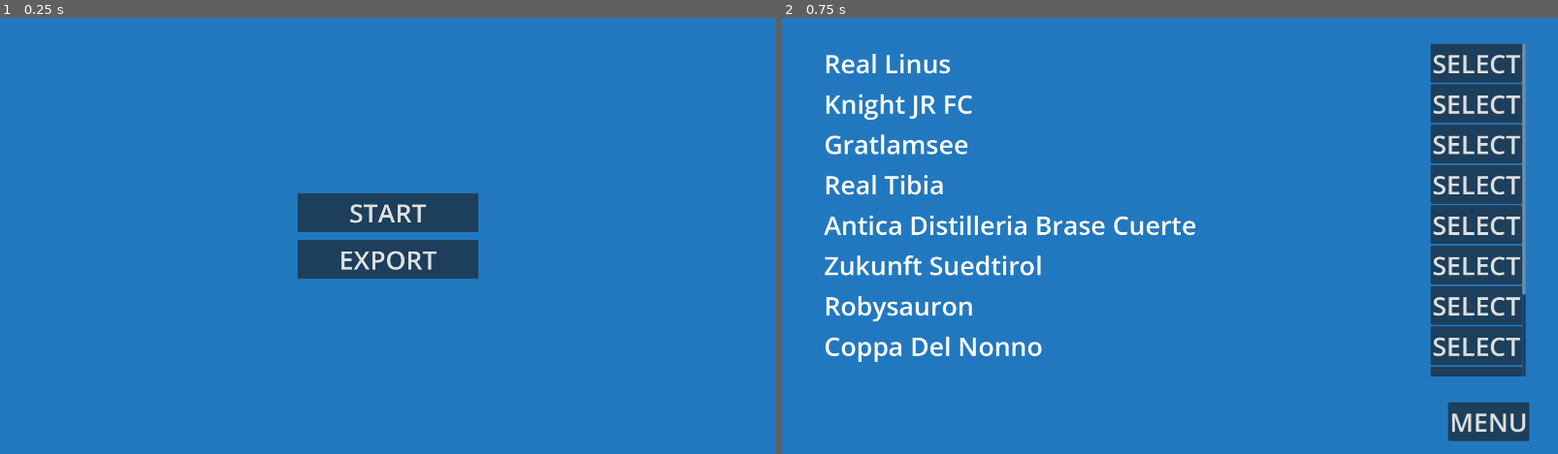
Above: before the commit, frames 1-2 (left to right).
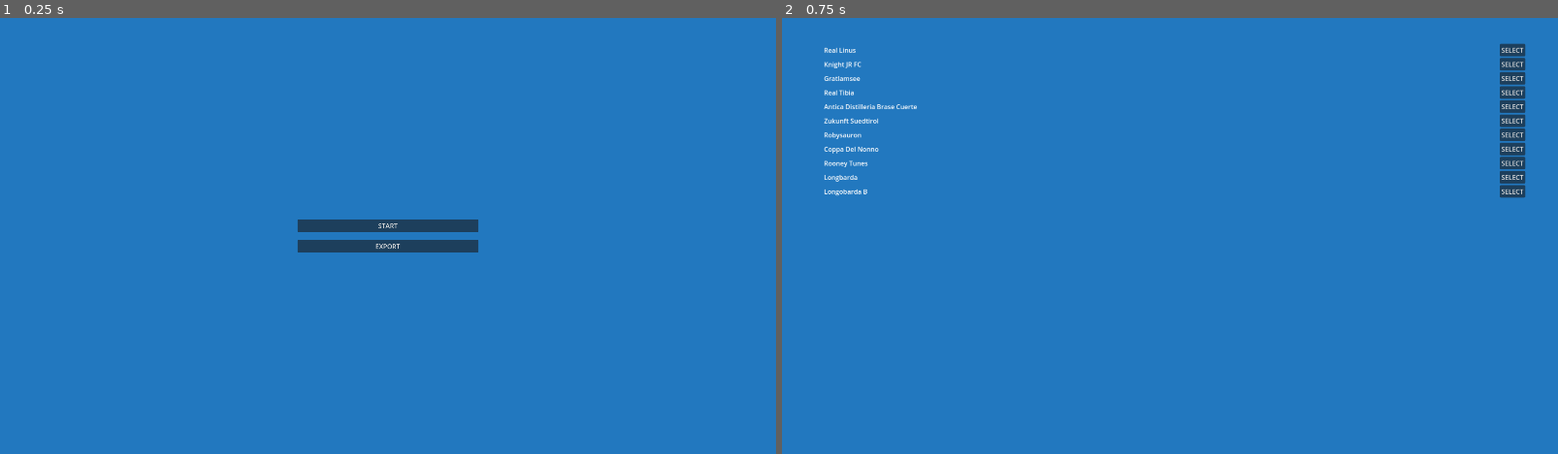
Above: after the commit, the same moments.

Repository: dulvui/condor
Game: Godot game, scene res://src/screens/menu/Menu.tscn
The game is run twice, just before and just after one commit, with the same random seed, the same clock (stepped at 60 frames per second) and the same inputs.
Inputs:
- Up to frame 1 (0.25 s): no input
- Up to frame 2 (0.75 s): click "START" at 0.5 s

The runs differ from the first frame. In frame 1, 2.9% of the frame differs, in the area x 38-62%, y 40-60%; in frame 2, 13%, in the area x 5-97%, y 5-98%.

Commit message:
smaller font size; other minor improvments

Diff:
--- a/app/fanta_theme.tres
+++ b/app/fanta_theme.tres
@@ -4,5 +4,4 @@
 bg_color = Color(0.134586, 0.470461, 0.74826, 1)
 
 [resource]
-default_font_size = 42
 Panel/styles/panel = SubResource("StyleBoxFlat_ckpab")
--- a/app/project.godot
+++ b/app/project.godot
@@ -20,7 +20,6 @@
 [autoload]
 
 Config="*res://src/Config.gd"
-Utils="*res://src/Utils.gd"
 Client="*res://src/websocket/client/Client.gd"
 
 [display]
--- a/app/src/Config.gd
+++ b/app/src/Config.gd
@@ -11,15 +11,15 @@
 
 var active_time: int
 
-var teams:Array
-var active_team_id:int
-var next_team_id:int
-var players:Array
-
-var active_player_index:int
-var history:Array
-
-var is_admin:bool
+var teams: Array
+var active_team_id: int
+var next_team_id: int
+var players: Array
+
+var active_player_index: int
+var history: Array
+
+var is_admin: bool
 
 # Called when the node enters the scene tree for the first time.
 func _ready() -> void:
--- a/app/src/screens/main/Main.gd
+++ b/app/src/screens/main/Main.gd
@@ -4,15 +4,15 @@
 
 extends Control
 
-@onready var auction_control:AuctionControl = $MarginContainer/HSplitContainer/VBoxContainer/AuctionControl
-@onready var assign_player:PopupPanel = $AssignPlayer
-@onready var team_overview:Control = $MarginContainer/HSplitContainer/VBoxContainer/TeamOverview
-@onready var player_list:Control = $MarginContainer/HSplitContainer/VSplitContainer/PlayerList
-@onready var history:Control = $MarginContainer/HSplitContainer/VSplitContainer/History
-@onready var timer:AuctionTimer = $Timer
-@onready var server_status:ColorRect = $Status/ServerStatus
-@onready var connect_button:Button = $Status/Connect
-@onready var connection_lost_alert:AcceptDialog = $ConnectionLost
+@onready var auction_control: AuctionControl = $MarginContainer/HSplitContainer/VBoxContainer/AuctionControl
+@onready var assign_player: PopupPanel = $AssignPlayer
+@onready var team_overview: Control = $MarginContainer/HSplitContainer/VBoxContainer/TeamOverview
+@onready var player_list: Control = $MarginContainer/HSplitContainer/VSplitContainer/PlayerList
+@onready var history: Control = $MarginContainer/HSplitContainer/VSplitContainer/History
+@onready var timer: AuctionTimer = $Timer
+@onready var server_status: ColorRect = $Status/ServerStatus
+@onready var connect_button: Button = $Status/Connect
+@onready var connection_lost_alert: AcceptDialog = $ConnectionLost
 
 
 var active_player:Player
--- a/app/src/screens/main/Main.tscn
+++ b/app/src/screens/main/Main.tscn
@@ -32,7 +32,6 @@
 anchors_preset = 15
 anchor_right = 1.0
 anchor_bottom = 1.0
-offset_bottom = -72.0
 grow_horizontal = 2
 grow_vertical = 2
 theme_override_constants/margin_left = 20
@@ -44,7 +43,7 @@
 layout_mode = 2
 
 [node name="VSplitContainer" type="VSplitContainer" parent="MarginContainer/HSplitContainer"]
-custom_minimum_size = Vector2(600, 0)
+custom_minimum_size = Vector2(300, 0)
 layout_mode = 2
 
 [node name="PlayerList" parent="MarginContainer/HSplitContainer/VSplitContainer" instance=ExtResource("2_o4m2h")]
@@ -64,6 +63,11 @@
 
 [node name="TeamOverview" parent="MarginContainer/HSplitContainer/VBoxContainer" instance=ExtResource("3_nkpax")]
 layout_mode = 2
+
+[node name="Menu" type="Button" parent="MarginContainer/HSplitContainer/VBoxContainer"]
+layout_mode = 2
+size_flags_horizontal = 8
+text = "MENU"
 
 [node name="AssignPlayer" parent="." instance=ExtResource("3_0h60k")]
 visible = false
@@ -94,18 +98,6 @@
 custom_minimum_size = Vector2(62, 42)
 layout_mode = 2
 
-[node name="Menu" type="Button" parent="."]
-layout_mode = 2
-anchor_left = 0.9
-anchor_top = 0.904
-anchor_right = 0.97
-anchor_bottom = 0.965
-offset_left = 39.9998
-offset_top = 23.6799
-offset_right = 39.5999
-offset_bottom = 23.7999
-text = "MENU"
-
 [node name="Timer" parent="." instance=ExtResource("8_nny5i")]
 visible = false
 layout_mode = 1
@@ -128,9 +120,9 @@
 [connection signal="next" from="MarginContainer/HSplitContainer/VBoxContainer/AuctionControl" to="." method="_on_auction_control_next"]
 [connection signal="previous" from="MarginContainer/HSplitContainer/VBoxContainer/AuctionControl" to="." method="_on_auction_control_previous"]
 [connection signal="player_removed" from="MarginContainer/HSplitContainer/VBoxContainer/TeamOverview" to="." method="_on_team_overview_player_removed"]
+[connection signal="pressed" from="MarginContainer/HSplitContainer/VBoxContainer/Menu" to="." method="_on_menu_pressed"]
 [connection signal="assigned" from="AssignPlayer" to="." method="_on_assign_player_assigned"]
 [connection signal="pressed" from="Status/Connect" to="." method="_on_connect_pressed"]
-[connection signal="pressed" from="Menu" to="." method="_on_menu_pressed"]
 [connection signal="paused" from="Timer" to="." method="_on_timer_paused"]
 [connection signal="reseted" from="Timer" to="." method="_on_timer_reseted"]
 [connection signal="time_change" from="Timer" to="." method="_on_timer_time_change"]
--- a/app/src/screens/main/auction-control/AuctionControl.tscn
+++ b/app/src/screens/main/auction-control/AuctionControl.tscn
@@ -4,11 +4,11 @@
 
 [node name="AuctionControl" type="VBoxContainer"]
 anchors_preset = -1
-anchor_right = 0.271
-anchor_bottom = 0.197
-offset_right = 2.67999
-offset_bottom = 21.24
-theme_override_constants/separation = 80
+anchor_right = 0.221
+anchor_bottom = 0.069
+offset_right = 15.68
+offset_bottom = -0.520004
+theme_override_constants/separation = 20
 script = ExtResource("1_1ofna")
 
 [node name="Labels" type="HBoxContainer" parent="."]
@@ -18,13 +18,11 @@
 
 [node name="Player" type="Label" parent="Labels"]
 layout_mode = 2
-theme_override_font_sizes/font_size = 64
 text = "Consigli"
 horizontal_alignment = 1
 
 [node name="Team" type="Label" parent="Labels"]
 layout_mode = 2
-theme_override_font_sizes/font_size = 64
 text = "SAS"
 horizontal_alignment = 1
 
@@ -38,7 +36,6 @@
 text = "<<"
 
 [node name="Auction" type="Button" parent="Buttons"]
-visible = false
 layout_mode = 2
 text = "AUCTION"
 
--- a/app/src/screens/main/player-list/PlayerList.gd
+++ b/app/src/screens/main/player-list/PlayerList.gd
@@ -10,7 +10,7 @@
 
 @onready var list:VBoxContainer = $VBoxContainer/ScrollContainer/VBoxContainer
 @onready var scroll:ScrollContainer = $VBoxContainer/ScrollContainer
-@onready var positions:OptionButton = $VBoxContainer/HBoxContainer/Positions
+@onready var positions:OptionButton = $VBoxContainer/Filter/Positions
 
 var filters:Dictionary = {
 	"name" : "",
--- a/app/src/screens/main/player-list/PlayerList.tscn
+++ b/app/src/screens/main/player-list/PlayerList.tscn
@@ -20,16 +20,31 @@
 grow_horizontal = 2
 grow_vertical = 2
 
-[node name="HBoxContainer" type="HBoxContainer" parent="VBoxContainer"]
+[node name="Filter" type="HBoxContainer" parent="VBoxContainer"]
 layout_mode = 2
 
-[node name="Search" type="LineEdit" parent="VBoxContainer/HBoxContainer"]
+[node name="Search" type="LineEdit" parent="VBoxContainer/Filter"]
 layout_mode = 2
 size_flags_horizontal = 3
 placeholder_text = "SEARCH"
 
-[node name="Positions" type="OptionButton" parent="VBoxContainer/HBoxContainer"]
+[node name="Positions" type="OptionButton" parent="VBoxContainer/Filter"]
 layout_mode = 2
+
+[node name="Order" type="HBoxContainer" parent="VBoxContainer"]
+layout_mode = 2
+
+[node name="Name" type="Button" parent="VBoxContainer/Order"]
+layout_mode = 2
+text = "NAME"
+
+[node name="Team" type="Button" parent="VBoxContainer/Order"]
+layout_mode = 2
+text = "TEAM"
+
+[node name="Price" type="Button" parent="VBoxContainer/Order"]
+layout_mode = 2
+text = "PRICE"
 
 [node name="ScrollContainer" type="ScrollContainer" parent="VBoxContainer"]
 layout_mode = 2
@@ -41,5 +56,6 @@
 size_flags_horizontal = 3
 theme_override_constants/separation = 5
 
-[connection signal="text_changed" from="VBoxContainer/HBoxContainer/Search" to="." method="_on_search_text_changed"]
-[connection signal="item_selected" from="VBoxContainer/HBoxContainer/Positions" to="." method="_on_positions_item_selected"]
+[connection signal="text_changed" from="VBoxContainer/Filter/Search" to="." method="_on_search_text_changed"]
+[connection signal="item_selected" from="VBoxContainer/Filter/Positions" to="." method="_on_positions_item_selected"]
+[connection signal="pressed" from="VBoxContainer/Order/Name" to="." method="_on_name_pressed"]
--- a/app/src/screens/main/team-overview/single-team/SingleTeam.tscn
+++ b/app/src/screens/main/team-overview/single-team/SingleTeam.tscn
@@ -1,14 +1,11 @@
-[gd_scene load_steps=3 format=3 uid="uid://dj8ttgc8rkpxf"]
+[gd_scene load_steps=2 format=3 uid="uid://dj8ttgc8rkpxf"]
 
 [ext_resource type="Script" path="res://src/screens/main/team-overview/single-team/SingleTeam.gd" id="1_jm1qh"]
 
-[sub_resource type="LabelSettings" id="LabelSettings_ey61e"]
-font_size = 32
-
 [node name="SingleTeam" type="VBoxContainer"]
-custom_minimum_size = Vector2(400, 0)
-anchors_preset = 15
-anchor_right = 1.0
+custom_minimum_size = Vector2(300, 0)
+anchors_preset = -1
+anchor_right = 0.15625
 anchor_bottom = 1.0
 grow_horizontal = 2
 grow_vertical = 2
@@ -19,12 +16,13 @@
 
 [node name="Name" type="Label" parent="."]
 layout_mode = 2
-label_settings = SubResource("LabelSettings_ey61e")
+text = "TEAM	"
 text_overrun_behavior = 3
 uppercase = true
 
 [node name="Budget" type="Label" parent="."]
 layout_mode = 2
+text = "999999"
 
 [node name="ScrollContainer" type="ScrollContainer" parent="."]
 layout_mode = 2
--- a/app/src/screens/menu/Menu.tscn
+++ b/app/src/screens/menu/Menu.tscn
@@ -37,23 +37,19 @@
 
 [node name="Start" type="Button" parent="VBoxContainer"]
 layout_mode = 2
-theme_override_font_sizes/font_size = 64
 text = "START"
 
 [node name="Teams" type="Button" parent="VBoxContainer"]
 layout_mode = 2
-theme_override_font_sizes/font_size = 64
 text = "TEAMS"
 
 [node name="Export" type="Button" parent="VBoxContainer"]
 layout_mode = 2
-theme_override_font_sizes/font_size = 64
 text = "EXPORT"
 
 [node name="Credits" type="Button" parent="VBoxContainer"]
 visible = false
 layout_mode = 2
-theme_override_font_sizes/font_size = 64
 text = "INFO"
 
 [node name="Homepage" type="LinkButton" parent="."]
--- a/app/src/screens/teams/TeamBox/TeamBox.tscn
+++ b/app/src/screens/teams/TeamBox/TeamBox.tscn
@@ -16,7 +16,6 @@
 [node name="Name" type="Label" parent="."]
 layout_mode = 2
 size_flags_horizontal = 3
-theme_override_font_sizes/font_size = 64
 
 [node name="Edit" type="Button" parent="."]
 visible = false
@@ -25,7 +24,6 @@
 
 [node name="Active" type="Button" parent="."]
 layout_mode = 2
-theme_override_font_sizes/font_size = 64
 text = "SELECT"
 
 [node name="Delete" type="Button" parent="."]
--- a/app/src/screens/teams/Teams.tscn
+++ b/app/src/screens/teams/Teams.tscn
@@ -39,10 +39,10 @@
 [node name="HBoxContainer" type="HBoxContainer" parent="."]
 layout_mode = 1
 anchors_preset = -1
-anchor_left = 0.25
+anchor_left = 0.142708
 anchor_top = 0.903593
-anchor_right = 0.806208
-anchor_bottom = 0.958962
+anchor_right = 0.958292
+anchor_bottom = 0.958963
 offset_top = 0.119995
 offset_right = 0.0799561
 offset_bottom = 0.319946
@@ -56,8 +56,17 @@
 
 [node name="Add" type="Button" parent="HBoxContainer"]
 layout_mode = 2
-theme_override_font_sizes/font_size = 32
 text = "ADD"
+
+[node name="VSeparator" type="VSeparator" parent="HBoxContainer"]
+modulate = Color(1, 1, 1, 0)
+custom_minimum_size = Vector2(200, 0)
+layout_mode = 2
+
+[node name="Menu" type="Button" parent="HBoxContainer"]
+layout_mode = 2
+text = "MENU"
+metadata/_edit_use_anchors_ = true
 
 [node name="DeleteDialog" type="ConfirmationDialog" parent="."]
 title = "DELETE_TEAM"
@@ -69,21 +78,6 @@
 offset_right = 192.0
 offset_bottom = 42.0
 
-[node name="Menu" type="Button" parent="."]
-layout_mode = 1
-anchors_preset = -1
-anchor_left = 0.858
-anchor_top = 0.89037
-anchor_right = 0.963021
-anchor_bottom = 0.97037
-offset_left = 0.639893
-offset_top = -9.59998
-grow_horizontal = 0
-grow_vertical = 0
-theme_override_font_sizes/font_size = 64
-text = "MENU"
-metadata/_edit_use_anchors_ = true
-
 [connection signal="pressed" from="HBoxContainer/Add" to="." method="_on_add_pressed"]
+[connection signal="pressed" from="HBoxContainer/Menu" to="." method="_on_menu_pressed"]
 [connection signal="confirmed" from="DeleteDialog" to="." method="_on_delete_dialog_confirmed"]
-[connection signal="pressed" from="Menu" to="." method="_on_menu_pressed"]
--- a/app/src/ui-components/player-label/PlayerLabel.tscn
+++ b/app/src/ui-components/player-label/PlayerLabel.tscn
@@ -3,12 +3,12 @@
 [ext_resource type="Script" path="res://src/ui-components/player-label/PlayerLabel.gd" id="1_myfyj"]
 
 [node name="PlayerLabel" type="Control"]
-custom_minimum_size = Vector2(400, 42)
+custom_minimum_size = Vector2(300, 42)
 layout_mode = 3
-anchor_right = 0.26
+anchor_right = 0.156
 anchor_bottom = 0.039
-offset_right = 0.799896
-offset_bottom = -12.12
+offset_right = -30.52
+offset_bottom = -0.120003
 size_flags_horizontal = 3
 size_flags_vertical = 3
 mouse_filter = 1
@@ -55,7 +55,7 @@
 text = "SAS"
 
 [node name="Price" type="Label" parent="HBoxContainer"]
-custom_minimum_size = Vector2(80, 0)
+custom_minimum_size = Vector2(60, 0)
 layout_mode = 2
 text = "12 M"
 horizontal_alignment = 2
--- a/app/src/websocket/client/Client.gd
+++ b/app/src/websocket/client/Client.gd
@@ -25,8 +25,8 @@
 signal reset_state
 
 
-#const HOST:String = "ws://localhost:8000/"
-const HOST:String = "ws://sandbox.s9i.org:8000/"
+const HOST:String = "ws://localhost:8000/"
+#const HOST:String = "ws://sandbox.s9i.org:8000/"
 
 
 @export var handshake_headers: PackedStringArray
@@ -34,13 +34,14 @@
 var tls_options: TLSOptions = null
 
 
-var socket = WebSocketPeer.new()
-var last_state = WebSocketPeer.STATE_CLOSED
+var socket: WebSocketPeer = WebSocketPeer.new()
+var last_state: int = WebSocketPeer.STATE_CLOSED
 
 func _process(delta):
 	poll()
 
-func send(message) -> int:
+
+func send(message: Variant) -> int:
 	if typeof(message) == TYPE_STRING:
 		return socket.send_text(message)
 	return socket.send(var_to_bytes(message))
@@ -54,6 +55,7 @@
 		return pkt.get_string_from_utf8()
 	return bytes_to_var(pkt)
 
+
 func connect_to_server() -> int:
 	socket.supported_protocols = supported_protocols
 	socket.handshake_headers = handshake_headers
@@ -62,6 +64,7 @@
 		return err
 	last_state = socket.get_ready_state()
 	return OK
+
 
 func close(code := 1000, reason := "") -> void:
 	socket.close(code, reason)
@@ -90,6 +93,7 @@
 	while socket.get_ready_state() == socket.STATE_OPEN and socket.get_available_packet_count():
 		_on_client_message_received(get_message())
 #		message_received.emit(get_message())
+
 
 func _on_client_message_received(message:String) -> void:
 	if message == auction_start.get_name():
